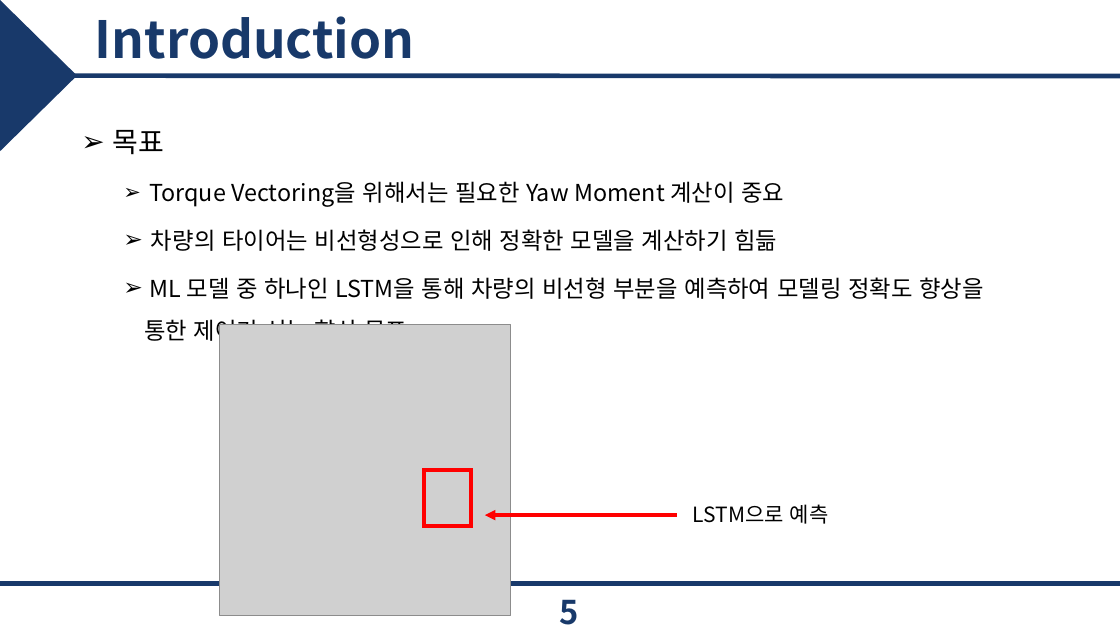
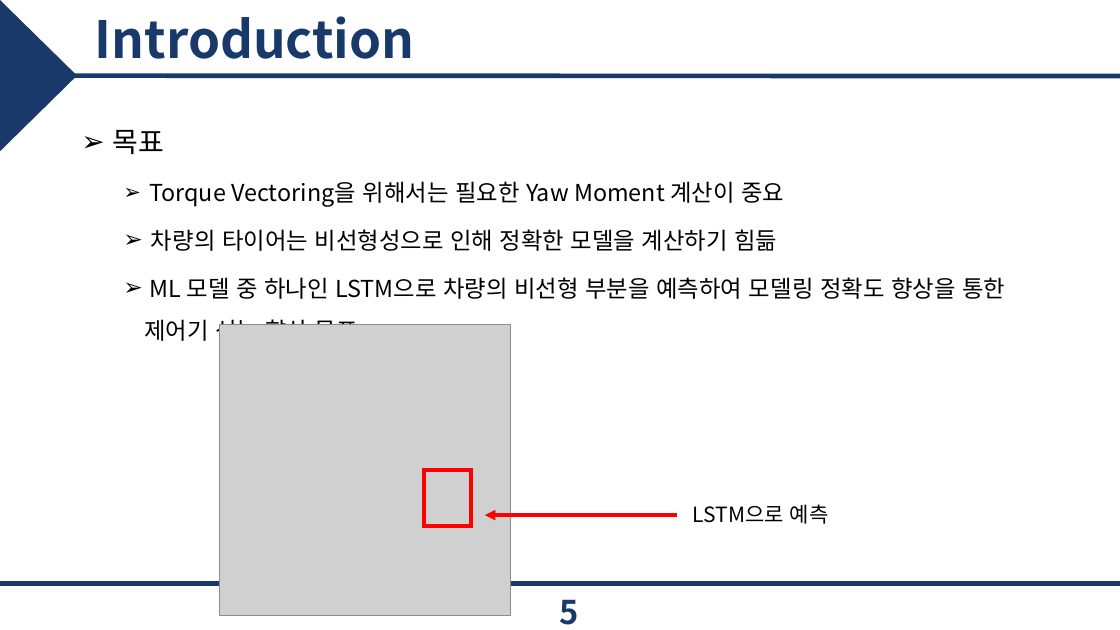
Before and after one commit to epoxx-arch/Torque_vectoringthesis, a slide deck: slide 5 of 졸업 논문/JCCI 발표.pptx. Drawn at 1120x630 pixels with LibreOffice and Linux fonts; fonts in the diff are those of the drawing; grey boxes stand for pictures; background and template pictures are left out. Boxes give left, top, right and bottom in pixels: in the first picture for what was removed or moved away, otherwise in the second. Text is boxed around its words. In the diff, an @@ line names an element or a change of style, - is before the commit and + after.

```diff
--- a/졸업 논문/JCCI 발표.pptx
+++ b/졸업 논문/JCCI 발표.pptx
@@ text at (144, 277, 1005, 345): text changed @@
-  ➢ ML 모델 중 하나인 LSTM을 통해 차량의 비선형 부분을 예측하여 모델링 정확도 향상을 통한 제어기 성능 향상 목표
+  ➢ ML 모델 중 하나인 LSTM으로 차량의 비선형 부분을 예측하여 모델링 정확도 향상을 통한 제어기 성능 향상 목표
```
Also in this commit, not shown: 6 other slides changed, 1 slide added, 1 slide removed, 2 other files.
